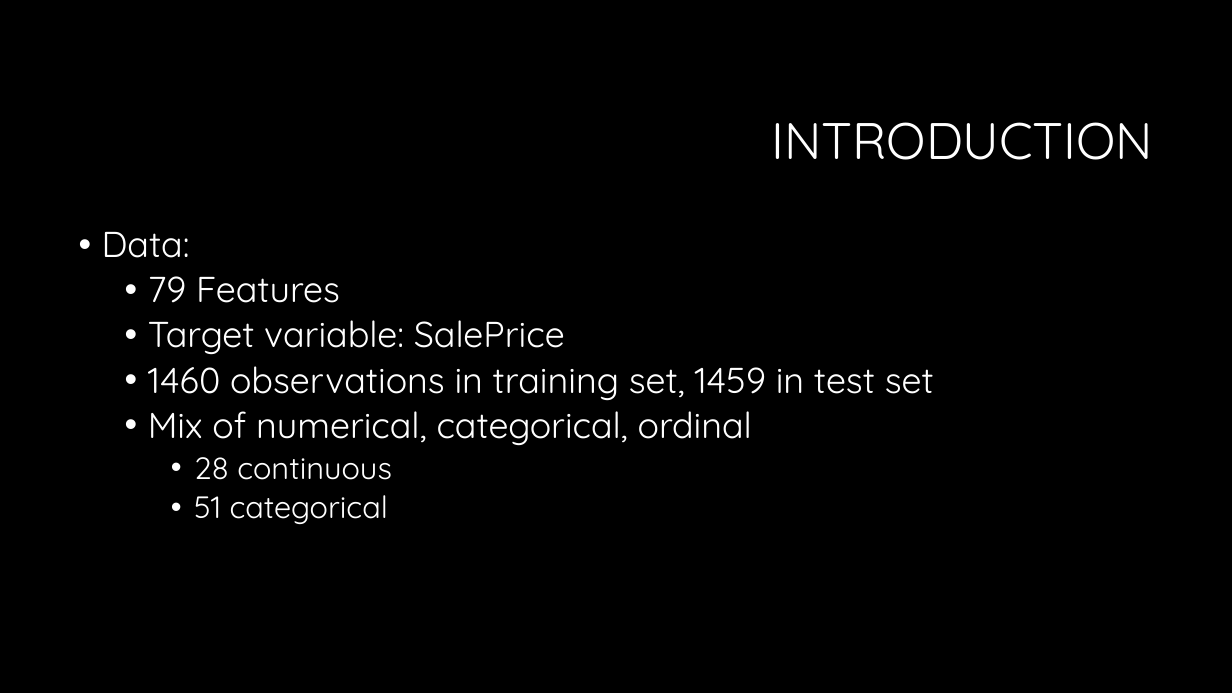
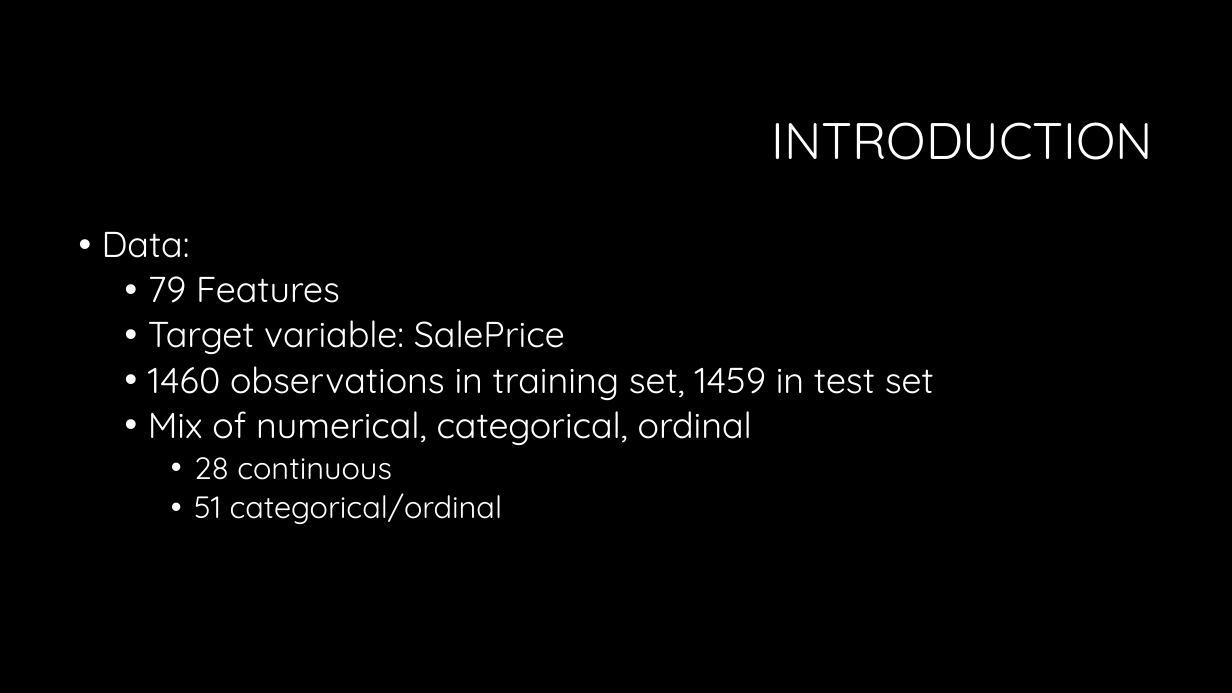
Before and after one commit to gregmb/FightingMongoosesML, a slide deck: slide 2 of MLPresentationFightingMongooses.pptx. Drawn at 1232x693 pixels with LibreOffice and Linux fonts; fonts in the diff are those of the drawing; background and template pictures are left out. Boxes give left, top, right and bottom in pixels: in the first picture for what was removed or moved away, otherwise in the second. Text is boxed around its words. In the diff, an @@ line names an element or a change of style, - is before the commit and + after.

```diff
--- a/MLPresentationFightingMongooses.pptx
+++ b/MLPresentationFightingMongooses.pptx
@@ text at [194, 493, 503, 524]: text changed @@
-    • 51 categorical
+    • 51 categorical/ordinal
```
Also in this commit, not shown: 8 other slides changed, 2 slides added, 2 slides removed.
